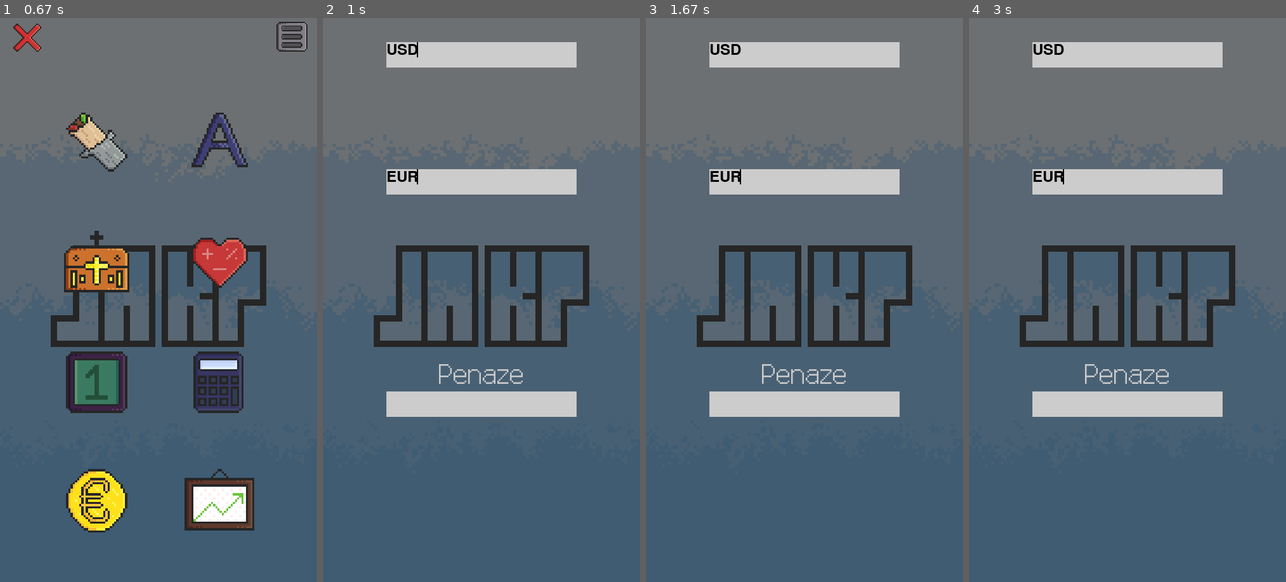
Above: before the commit, frames 1-4 (left to right).
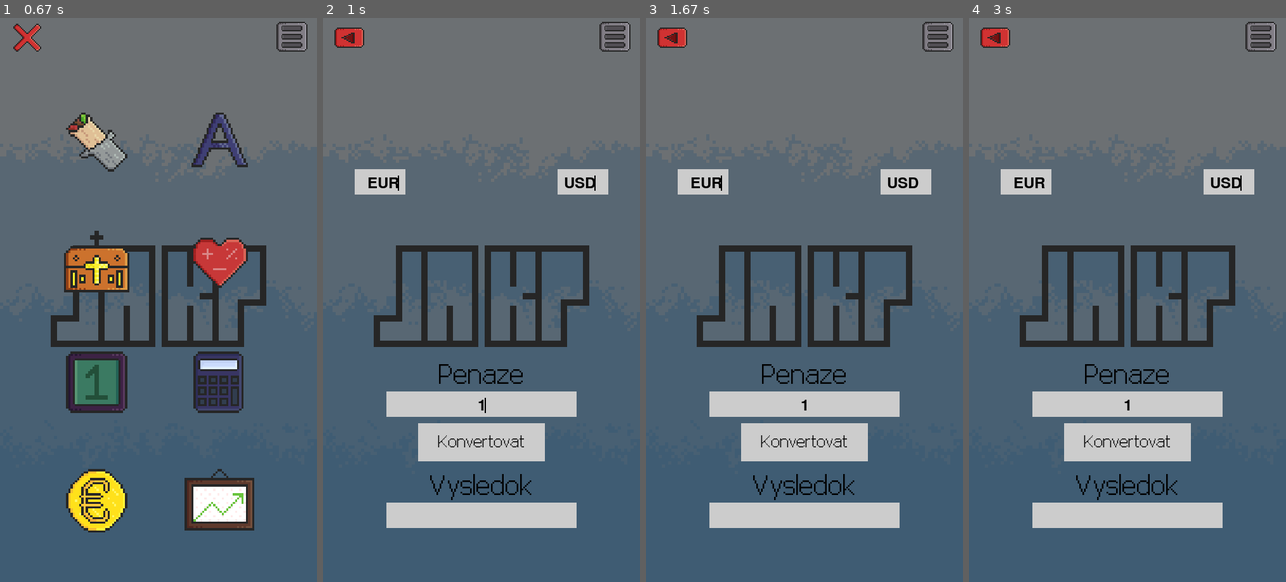
Above: after the commit, the same moments.

Repository: MichalRybecky/JAKP
Game: pygame game, started from main.py
The game is run twice, just before and just after one commit, with the same random seed, the same clock (stepped at 60 frames per second) and the same inputs.
Inputs (mouse positions are in pixels of both pictures, inside the frame that each line leads up to):
- Up to frame 1 (0.67 s): press the mouse at (291, 34) at 0.37 s; move the mouse to (187, 170) at 0.47 s; release the mouse at (82, 300) at 0.6 s
- Up to frame 2 (1 s): press the mouse at (418, 497) at 0.7 s; move the mouse to (462, 322) at 0.8 s; release the mouse at (510, 147) at 0.93 s
- Up to frame 3 (1.67 s): click "USD" at 1.05 s; press the mouse at (804, 401) at 1.37 s; move the mouse to (772, 305) at 1.47 s; release the mouse at (737, 204) at 1.6 s
- Up to frame 4 (3 s): press the mouse at (1026, 181) at 1.7 s; move the mouse to (1073, 345) at 1.8 s; release the mouse at (1121, 503) at 1.93 s; press the mouse at (1026, 181) at 2.53 s; move the mouse to (1048, 339) at 2.63 s; release the mouse at (1070, 503) at 2.77 s; press the mouse at (1228, 181) at 2.87 s; move the mouse to (1209, 204) at 2.97 s

Frame 1 is identical in both runs. In frame 2, 13% of the frame differs, in the area x 3-97%, y 0-91%; in frame 3, 13%; in frame 4, 13%.

Commit message:
Pridanie vsetkych potrebnych policok (vlastne okrem switchu), Bug fix: back button uz necrashuje

Diff:
--- a/utils/meny.py
+++ b/utils/meny.py
@@ -1,8 +1,8 @@
 import pygame
 import pygame_textinput
 
-from utils.load_assets import BG, MAIN_FONT, BIG_FONT
-from settings import WIN, UI_COLOR, WIDTH, HEIGHT, WIDTH_H, HEIGHT_H
+from utils.load_assets import BG, MAIN_FONT, BIG_FONT, BACK, MENU
+from settings import WIN, UI_COLOR, WIDTH, HEIGHT, WIDTH_H, HEIGHT_H, FPS
 
 
 def meny_app():
@@ -11,24 +11,32 @@
     """
     run = True
     click = False
-    cur_amount = pygame_textinput.TextInput()
-    cur_from = pygame_textinput.TextInput("EUR")
-    cur_to = pygame_textinput.TextInput("USD")
+    clock = pygame.time.Clock()
+    cur_amount = pygame_textinput.TextInput(initial_string="1")
+    cur_from = pygame_textinput.TextInput(initial_string="EUR")
+    cur_to = pygame_textinput.TextInput(initial_string="USD")
     events = pygame.event.get()
+    cur_amount.update(events)
     cur_from.update(events)
     cur_to.update(events)
     active = None
 
     # BUTTON INITIALIZATION
     B_CUR_AMOUNT = pygame.Rect(WIDTH_H - 150, HEIGHT_H + 150, 300, 40)
-    B_FROM = pygame.Rect(WIDTH_H - 150, HEIGHT_H - 200, 300, 40)
-    B_TO = pygame.Rect(WIDTH_H - 150, HEIGHT_H - 400, 300, 40)
+    B_CONVERT = pygame.Rect(WIDTH_H - 100, HEIGHT_H + 200, 200, 60)
+    B_RESULT = pygame.Rect(WIDTH_H - 150, HEIGHT_H + 325, 300, 40)
+    B_FROM = pygame.Rect(50, HEIGHT_H - 200, 80, 40)
+    B_TO = pygame.Rect(WIDTH - 130, HEIGHT_H - 200, 80, 40)
+    B_BACK = pygame.Rect(10, 10, 60, 60)
+    B_MENU = pygame.Rect(WIDTH - 60 - 10, 10, 60, 60)
 
     while run:
         pos_x, pos_y = pygame.mouse.get_pos()
         WIN.blit(BG, (0, 0))
+        WIN.blit(BACK, (10, 10))
+        WIN.blit(MENU, (WIDTH - 60 - 10, 10))
 
-        #Event handling
+        # Event handling
         events = pygame.event.get()
         for event in events:
             if event.type == pygame.QUIT:
@@ -40,33 +48,58 @@
                 if event.button == 1:
                     click = False
 
-        # BUTTONS, TEXTS AND COLLIDEPOINTS
+        # BUTTONS AND COLLIDEPOINTS
         pygame.draw.rect(WIN, UI_COLOR, B_CUR_AMOUNT)
-        WIN.blit(cur_amount.get_surface(), (WIDTH_H - len(cur_amount.get_text()) * 6, HEIGHT_H + 160))
+        WIN.blit(
+            cur_amount.get_surface(),
+            (WIDTH_H - len(cur_amount.get_text()) * 6, HEIGHT_H + 160),
+        )
 
         pygame.draw.rect(WIN, UI_COLOR, B_FROM)
-        WIN.blit(cur_from.get_surface(), (WIDTH_H - 150, HEIGHT_H - 200))
+        WIN.blit(cur_from.get_surface(), (70, HEIGHT_H - 190))
 
         pygame.draw.rect(WIN, UI_COLOR, B_TO)
-        WIN.blit(cur_to.get_surface(), (WIDTH_H - 150, HEIGHT_H - 400))
+        WIN.blit(cur_to.get_surface(), (WIDTH - 120, HEIGHT_H - 190))
 
+        pygame.draw.rect(WIN, UI_COLOR, B_CONVERT)
+        pygame.draw.rect(WIN, UI_COLOR, B_RESULT)
 
-        if B_CUR_AMOUNT.collidepoint(pos_x, pos_y):
-            active = cur_amount
-        elif B_FROM.collidepoint(pos_x, pos_y):
-            active = cur_from
-        elif B_TO.collidepoint(pos_x, pos_y):
-            active = cur_to
+        # LABELS
+        label_cur_amount = BIG_FONT.render("Penaze", 1, (0, 0, 0))
+        WIN.blit(
+            label_cur_amount,
+            (WIDTH_H - (label_cur_amount.get_width() // 2), HEIGHT_H + 100),
+        )
+        label_convert = MAIN_FONT.render("Konvertovat", 1, (0, 0, 0))
+        WIN.blit(
+            label_convert,
+            (WIDTH_H - (label_convert.get_width() // 2), HEIGHT_H + 215),
+        )
+        label_convert = BIG_FONT.render("Vysledok", 1, (0, 0, 0))
+        WIN.blit(
+            label_convert,
+            (WIDTH_H - (label_convert.get_width() // 2), HEIGHT_H + 275),
+        )
 
+        # Zistovanie, ci nebolo kliknute na textove pole
+        if click:
+            if B_CUR_AMOUNT.collidepoint(pos_x, pos_y):
+                active = cur_amount
+            elif B_FROM.collidepoint(pos_x, pos_y):
+                active = cur_from
+            elif B_TO.collidepoint(pos_x, pos_y):
+                active = cur_to
+            elif B_BACK.collidepoint(pos_x, pos_y):
+                run = False
+            else:
+                active = None
+
+        # Setnutie aktivneho textoveho pola, pokial nejake je
         try:
+            # TODO Limit znakov
             active.update(events)
         except AttributeError:
             pass
 
-        # LABELS
-        label_cur_amount = BIG_FONT.render("Penaze", 1, UI_COLOR)
-        WIN.blit(label_cur_amount, (WIDTH_H - (label_cur_amount.get_width() // 2), HEIGHT_H + 100))
-
         pygame.display.update()
-
-    pygame.quit()
+        clock.tick(FPS)
